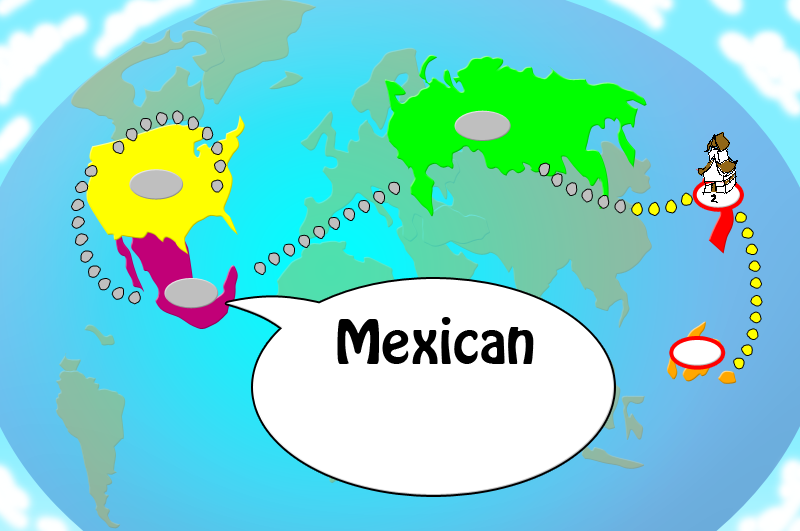
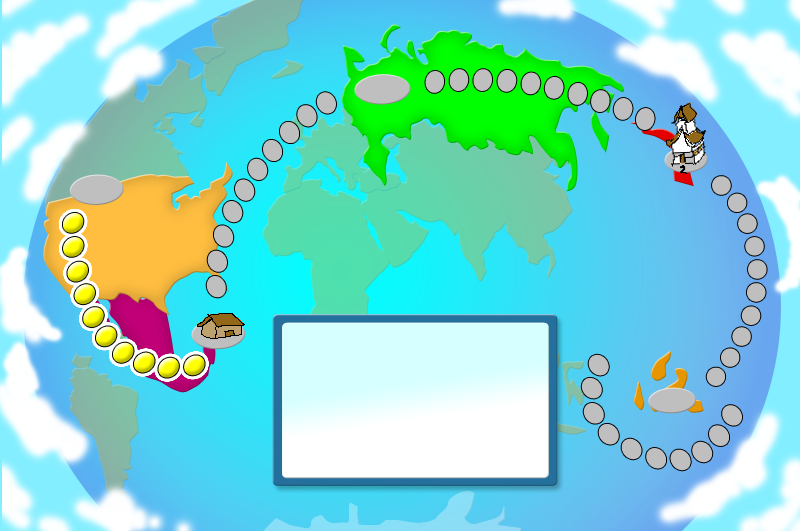
Layered file, before and after one edit (800px x 531px). Changes by layer:
painted on "Слой 2" over [0, 0, 800, 531]
added layer "Фигура 40" in group "Инфо" over [282, 322, 549, 479]
added layer "Фигура 41" in group "Инфо" over [272, 314, 558, 486]
hid "Mexican", painted on it over [337, 317, 541, 371]
hid "Фигура 38", painted on it over [226, 279, 623, 499]
painted on "Фигура 36" over [354, 74, 511, 141]
renamed "Америка" to "Гаваи2", moved it into group "пункты", painted on it over [113, 111, 742, 471]
renamed "Мексика" to "1", moved it into group "пункты", painted on it over [63, 166, 205, 378]
renamed "Россия" to "2", moved it into group "пункты", painted on it over [206, 92, 399, 298]
renamed "Япония" to "3", moved it into group "пункты", painted on it over [425, 69, 692, 215]
renamed "Гаваи" to "4", moved it into group "пункты", painted on it over [706, 176, 767, 386]
painted on "Россия" over [341, 24, 647, 217]
painted on "Япония" over [630, 119, 734, 254]
painted on "USA" over [43, 115, 245, 316]
painted on "Мексика" over [92, 220, 238, 393]
added layer "Фигура 39" in group "остальные" over [263, 490, 521, 531]
painted on "Canada" over [44, 29, 226, 213]
painted on "Фигура 26" over [281, 105, 490, 247]
painted on "Фигура 17" over [473, 336, 578, 446]
painted on "Фигура 16" over [343, 120, 652, 329]
painted on "Фигура 14" over [262, 178, 432, 483]
painted on "Фигура 13" over [55, 367, 139, 529]
painted on "Фигура 9" over [193, 0, 317, 105]
painted on "Фигура 32" over [0, 0, 800, 531]
…and 18 more changes (1 added, 17 painted, 1 visibility)
